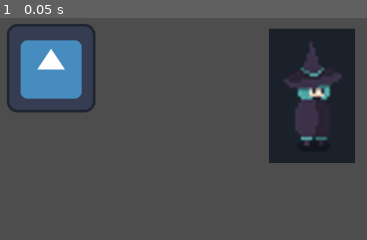
Above: before the commit, frame 1.
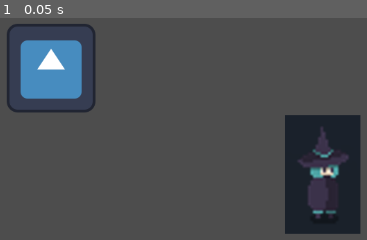
Above: after the commit, the same moment.

Repository: zelgehai/gadot-gamejam
Game: Godot game, scene res://scenes/maps/map.tscn
The game is run twice, just before and just after one commit, with the same random seed, the same clock (stepped at 60 frames per second) and the same inputs. The project has no main scene, so this scene is started directly. The engine's default icon, where the game draws it, is replaced by a stand-in: a white triangle on a blue panel in a dark square.
Inputs:
- Up to frame 1 (0.05 s): no input

The runs differ from the first frame. In frame 1, 18% of the frame differs, in the area x 73-99%, y 4-98%.

Commit message:
Player Image Size Reduced

Diff:
--- a/scenes/maps/map.tscn
+++ b/scenes/maps/map.tscn
@@ -11,4 +11,4 @@
 texture = ExtResource("1_lo5a6")
 
 [node name="player" parent="." instance=ExtResource("2_qy78d")]
-position = Vector2(578, 377)
+position = Vector2(601, 502)
--- a/scenes/maps/player.tscn
+++ b/scenes/maps/player.tscn
@@ -5,4 +5,6 @@
 [node name="Node2D" type="Node2D"]
 
 [node name="playerImage" type="Sprite2D" parent="."]
+position = Vector2(-7.5, -11.5)
+scale = Vector2(0.879032, 0.881443)
 texture = ExtResource("1_ydxbn")
